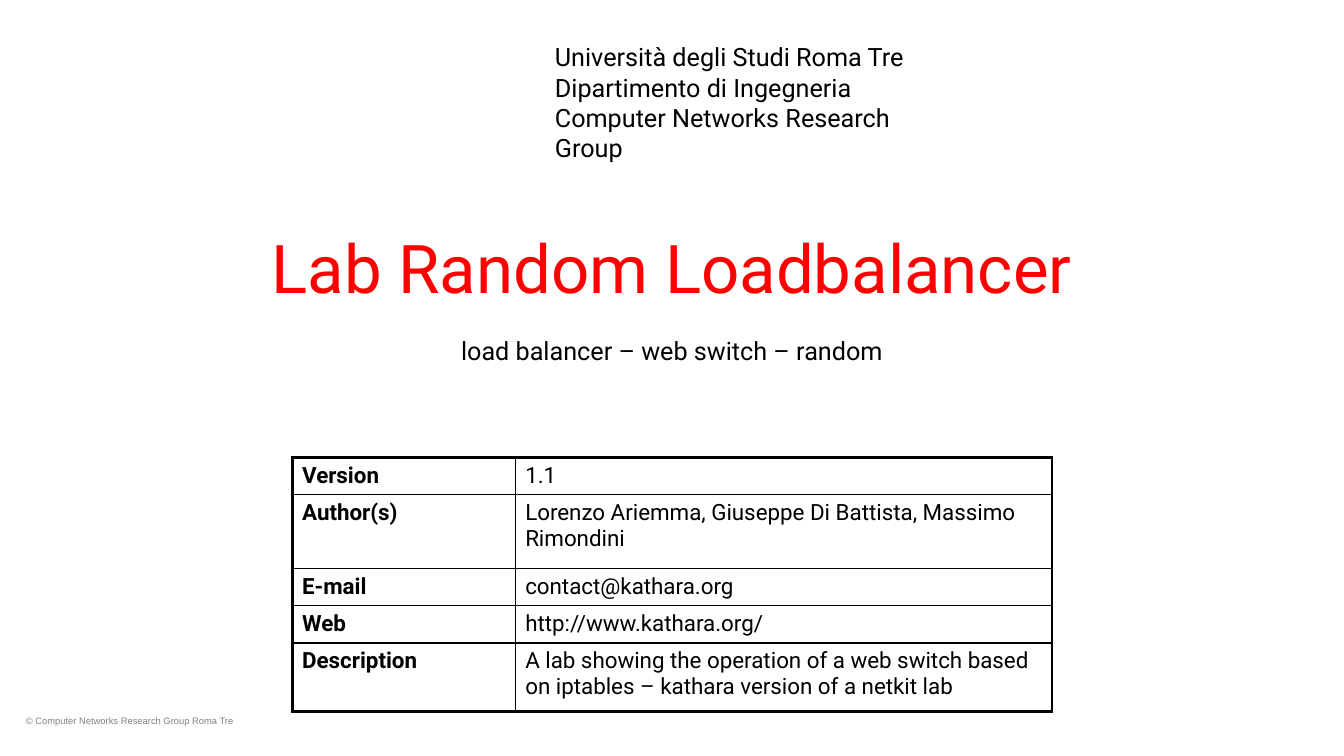
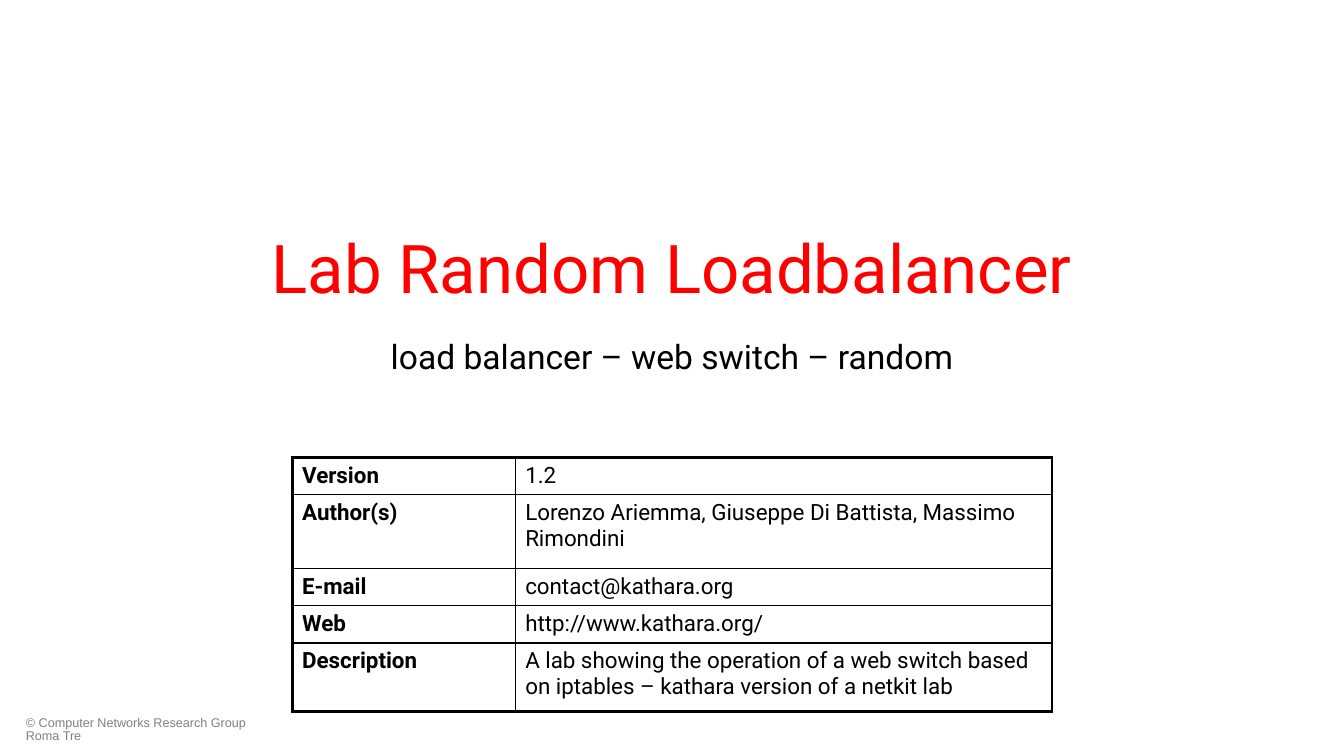
Before and after one commit to KatharaFramework/Kathara-Labs, a slide deck: slide 1 of main-labs/application-level/load-balancer-random/013-kathara-lab_load-balancer-ws-rnd.pptx. Drawn at 1344x756 pixels with LibreOffice and Linux fonts; fonts in the diff are those of the drawing; background and template pictures are left out. Boxes give left, top, right and bottom in pixels: in the first picture for what was removed or moved away, otherwise in the second. Text is boxed around its words. In the diff, an @@ line names an element or a change of style, - is before the commit and + after.

Commit message:
Update load balancer

```diff
--- a/main-labs/application-level/load-balancer-random/013-kathara-lab_load-balancer-ws-rnd.pptx
+++ b/main-labs/application-level/load-balancer-random/013-kathara-lab_load-balancer-ws-rnd.pptx
@@ text removed at (555,47,904,132) @@
-Università degli Studi Roma Tre
-Dipartimento di Ingegneria
-Computer Networks Research Group
@@ subtitle "load balancer – web switch ..." at (391,343,953,370): size 18 to 24 pt; more space between paragraphs @@
@@ table at (292,458,1052,712) @@
-row 1, column 2: 1.1
+row 1, column 2: 1.2
@@ text "© Computer Networks Research Group ..." at (26,718,246,740): size 6.8 to 9 pt @@
```
Also in this commit, not shown: 9 other slides changed, 3 other files.
